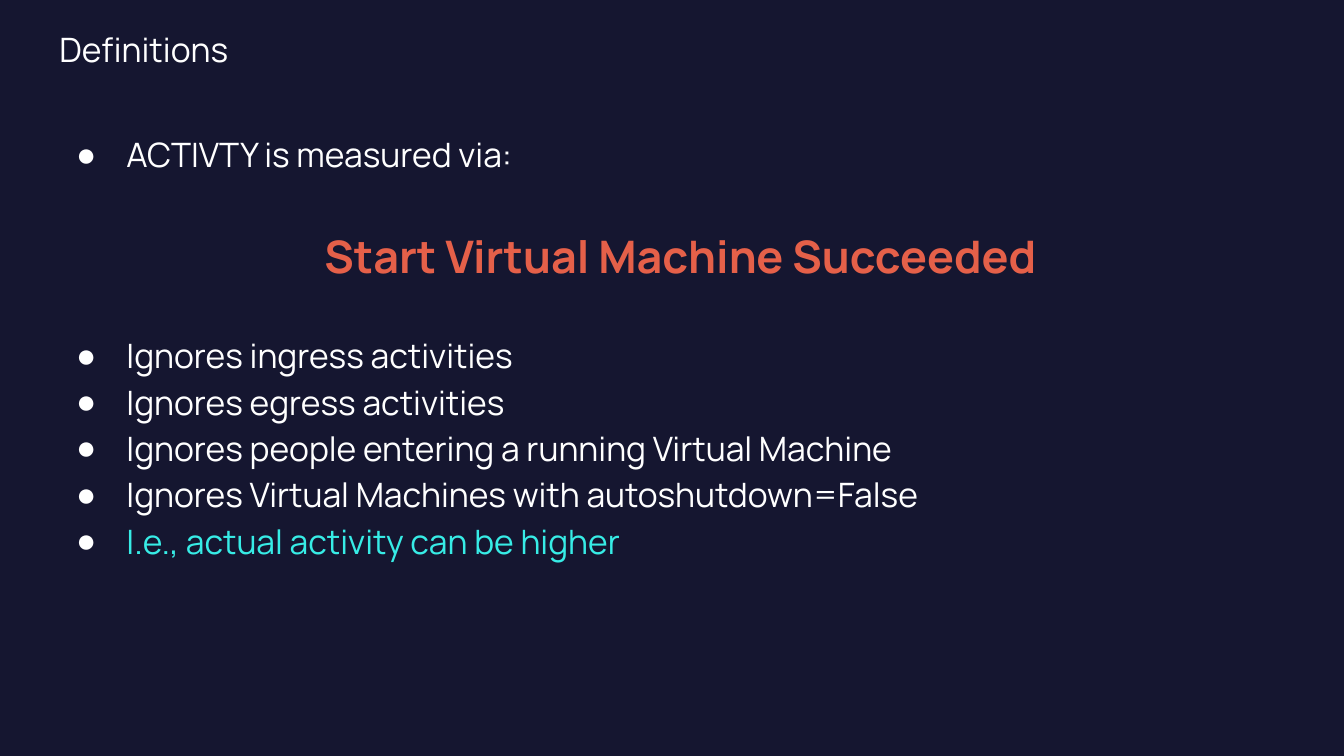
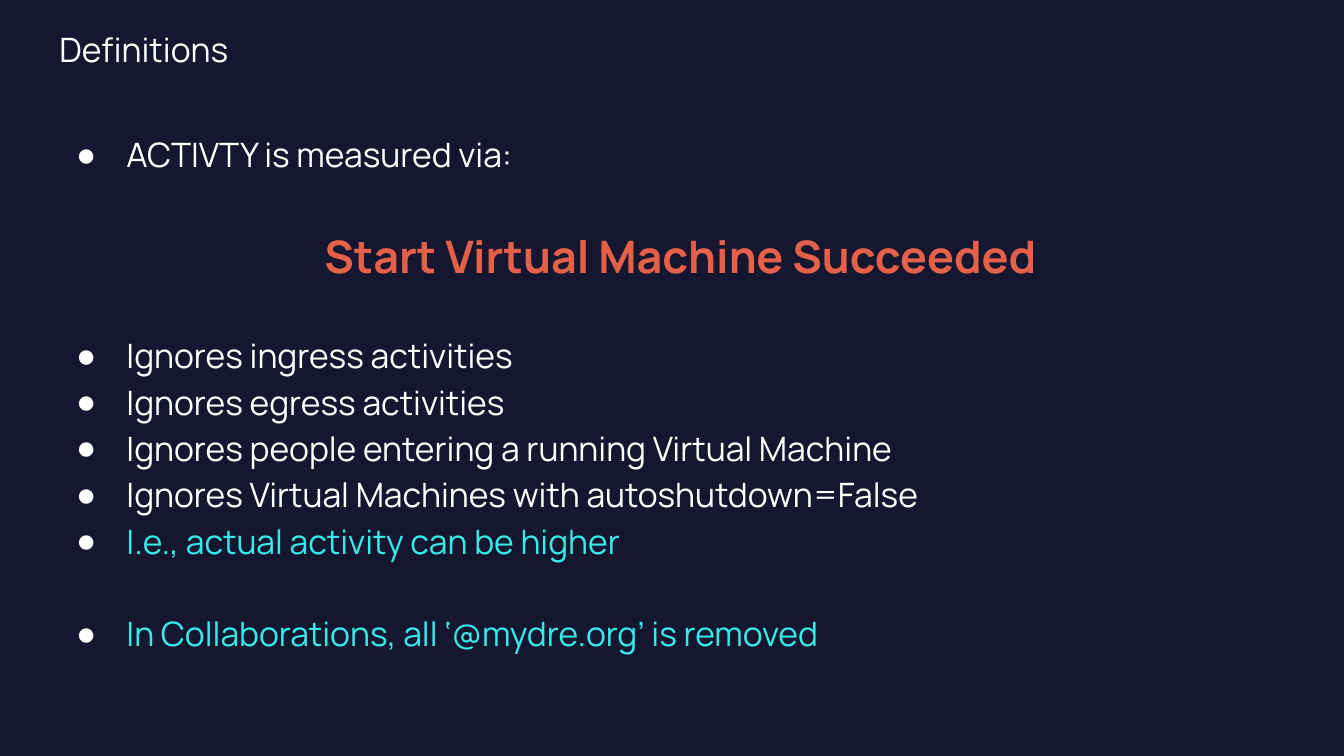
Before and after one commit to flow4u/myDRE-Activity, a slide deck: slide 2 of myDRE/2023-01-01 - 2023-01-31 myDRE Activity.pptx. Drawn at 1344x756 pixels with LibreOffice and Linux fonts; fonts in the diff are those of the drawing. Boxes give left, top, right and bottom in pixels: in the first picture for what was removed or moved away, otherwise in the second. Text is boxed around its words. In the diff, an @@ line names an element or a change of style, - is before the commit and + after.

```diff
--- a/myDRE/2023-01-01 - 2023-01-31 myDRE Activity.pptx
+++ b/myDRE/2023-01-01 - 2023-01-31 myDRE Activity.pptx
@@ text at <box>126,621,818,655</box>: paragraph added @@
+● In Collaborations, all ‘@mydre.org’ is removed
```
Also in this commit, not shown: 4 other files.
